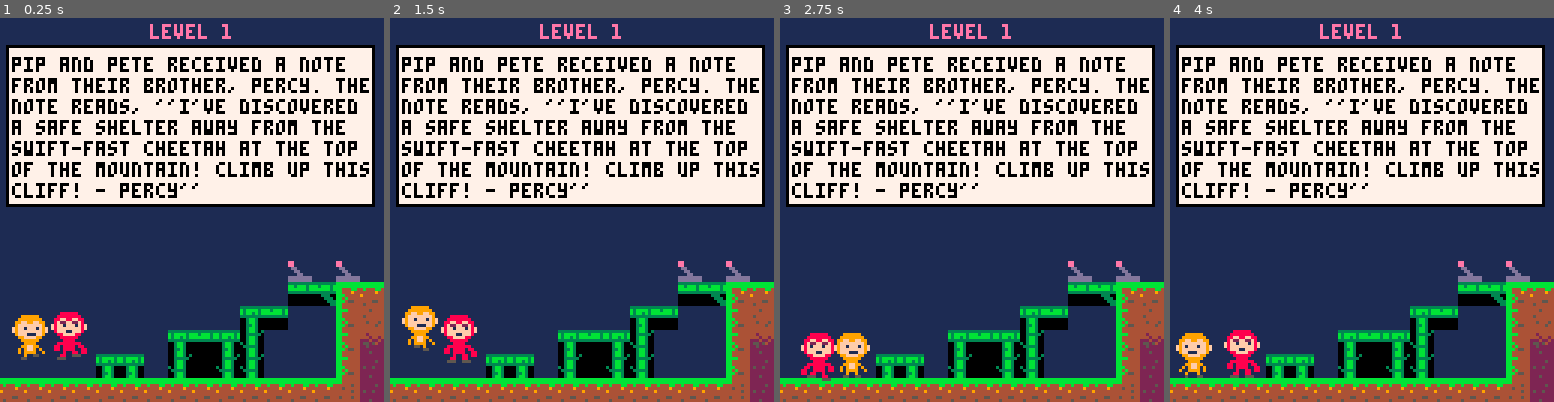
Above: before the commit, frames 1-4 (left to right).
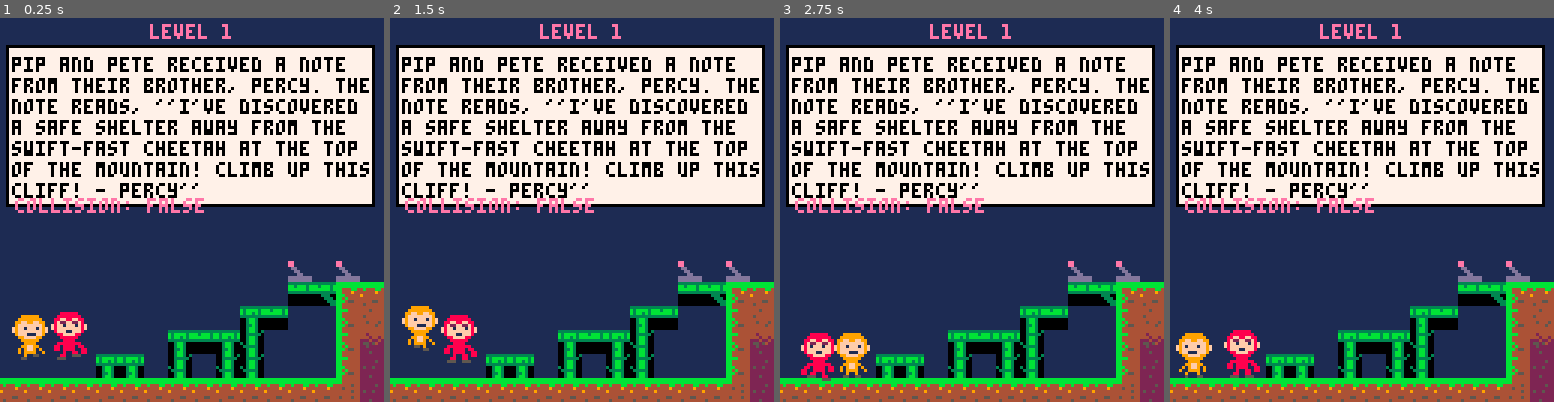
Above: after the commit, the same moments.

Repository: salachyan/EMO
Game: PICO-8 cartridge emo.p8
Same seed, same stepped clock (60 frames per second), same inputs: the game is played once before the commit and once after it.
Inputs:
- Up to frame 1 (0.25 s): no input
- Up to frame 2 (1.5 s): tap X (X key) at 0.33, 1.07 s; tap O (Z key) at 0.7 s
- Up to frame 3 (2.75 s): hold Right 1.6-2.1 s; tap O (Z key) at 1.7, 2.1, 2.5 s; tap X (X key) at 1.85 s; hold Up 2.15-2.42 s; hold Right from 2.47 s (still down)
- Up to frame 4 (4 s): tap O (Z key) at 2.9, 3.3, 3.7 s; tap X (X key) at 2.97 s; release Right at 3.03 s; hold Left 3.08-3.58 s; hold Down 3.63-3.97 s

The runs differ from the first frame. In frame 1, 1.2% of the frame differs, in the area x 3-57%, y 46-94%; in frame 2, 1.2%; in frame 3, 1.2%; in frame 4, 1.2%.

Commit message:
added level2 functionalities

Diff:
--- a/emo.p8
+++ b/emo.p8
@@ -77,7 +77,7 @@
 00000000000000000000000000000000000000000000000000000000000000000000050000000500000050000000055000000500000005000000500000000550
 6c6c6c6c6c6c6c5e4e5e3e6c6c6c2e0e0e0e0e0e0e0e0e0e0e0f0f0f0f0f00003333333300000000000000000000000000000000000000000000000000333333
 0000000000000000000000000000000000000000000000000000000000000000b3bbbb3b00000000000000000000000000000000000000000000000003bbbb3b
-6c6c6c6c5e5e6c3e3f3e3e6c6c6c2e0f0f0f0f0f0f0f0f0f0f0f0f0f0f0f0000b3bbbbbb0000000000000000000000000000000000000000000000003bb3bbbb
+6c6c6c6c5e5e6c3e6c3e3e6c6c6c2e0f0f0f0f0f0f0f0f0f0f0f0f0f0f0f0000b3bbbbbb0000000000000000000000000000000000000000000000003bb3bbbb
 0000000000000000000000000000000000000000000000000000000000000000000000000000000000000000000000000000000000000000000000003bb33333
 0d0d0d0d0d0d0d0d0d0d0d0d0d0d2f0f0f0f0f0f0f0f0f0f0f0f0f0f0f0f0000000000000000000000000000000000000000000000000000000000003bb30000
 1d1d1d1d1d1d1d1d1d1d1d1d1d1d1d1d1d1d1d1d1d1d1d1d1d1d1d1d1d1d1d1d00000000333331111113333333333333000000000000000000000003bb300000
@@ -132,13 +132,13 @@
 222222224444bbbbbbb45544003bb300000000000033b30000000333000000000000000000000000000000005533333333333333333333333333333335555333
 22252222444444bbbb444444003bb30000000000003bb30000000033000000000000000000000000000000003333333333333333333333333333333333553333
 22222222444444bbbb44444400000000000000000000000000000000000000000000000000000000000000003333333333333333333333333333333333333333
-22222222454444bbbb44444400000000000000000000000000000000000000000000000000000000000000003333333333333333333333333333333333333333
-22222522444454444444454400000000000000000000000000000000000000000000000000000000000000003333333333333333333333333333333333333333
-22222222444444444454444400000000000000000000000000000000000000000000000000000000000000003333333333333333333333333333333333333333
-25225222444444444444454400000000000000000000000000000000000000000000000000000000000000003333333333333333333333333333333333333333
-22222222454545444444444400000000000000000000000000000000000000000000000000000000000000003333333333333333333333333333333333333333
-22222222444444444544454400000000000000000000000000000000000000000000000000000000000000003333333333333333333333333333333333333333
-22252222444444444444444400000000000000000000000000000000000000000000000000000000000000003333333333333333333333333333333333333333
+22222222454444bbbb444444ee000000000000000000000000000000000000000000000000000000000000003333333333333333333333333333333333333333
+222225224444544444444544ee000000000000000000000000000000000000000000000000000000000000003333333333333333333333333333333333333333
+22222222444444444454444401100000000000000000000000000000000000000000000000000000000000003333333333333333333333333333333333333333
+25225222444444444444454400110000000000000000000000000000000000000000000000000000000000003333333333333333333333333333333333333333
+22222222454545444444444400011000000000000000000000000000000000000000000000000000000000003333333333333333333333333333333333333333
+22222222444444444544454411111111000000000000000000000000000000000000000000000000000000003333333333333333333333333333333333333333
+22252222444444444444444411111111000000000000000000000000000000000000000000000000000000003333333333333333333333333333333333333333
 __gff__
 0000000000000000000000000000000000000000000000000000000000000000000000000000000000000000000000000000000000000000000000000000000000000000000000000000000000000000000000000000000000000000000000000000000000000000000000000000000000000000000000000000000000000000
 00000000000000000f0d0d0f0000000f0000000000000000000f0f000f0f0f0000000000000000000f0101000f0d0d000000000000000000000f0f0f000f0f0f000000000000000000000000000000000f0f0f0f0000000000000000000000000f0f0f0f0f0f0f0000000000000000000f0f0f00000000000000000000000000
@@ -158,8 +158,8 @@
 000000000000000000000000000000000000000000000000000000000000c4c4c4c4c4c4c4c4c4c4c4c4c4c4c4c4c4c4c4c4c4c4c4c4c4c4c4c4c4c4c4c4000000000000000000000000000000000000000000000000000000000000000000000000000000000000000000000000000000000000000000000000000000000000
 000000000000000000000000000000000000000000000000000000000000c4c4c4c4c4c4c4c4c4c4c4c4c4c4c4c4c4c4c4c4c4c4c4c4c4c4c4c4c4c4c4c40000cbcbcbcbcbcbcbcbcbcbcbcbcbcbcbcbcbcbcbcbcbcbcbcbcbcbcbcbcbcbcbcbcbcbcbcbcbcbcbcb000000000000000000000000000000000000000000000000
 000000000000000000000000000000000000000000000000000000000000c4c4c4c4c4c4c4c4c4c4c4c4c4c4c4c4c4c4c4c4c4c4c4c4c4c4c4c4c4c4c4c40000cbcbcbcbcbcbcbcbcbcbcbcbcbcbcbcbcbcbcbcbcbcbcbcbcbcbcbcbcbcbcbcbcbcbcbcbcbcbcbcb000000000000000000000000000000000000000000000000
-000000000000000000000000000000000000000000000000000000000000d1d100000000000000000000000000000000000000c4c4c4c4c4c4c4c4c4c4c40000cbcbcbcbcbcbcbcbcbcbcbcbcbcbcbcbcbcbcbcbcbcbcbcbcbcbcbcbcbcbcbcbcbcbcbcbcbcbcbcb000000000000000000000000000000000000000000000000
-000000000000000000000000000000000000000000000000000000000000d1d100000000000000000000000000000000000000c4c4c4c4c4c4c4c4c4c4c40000cacacacacacacacacacacacacacacacacacacacacacacacacacacacacacacacacacacacacacacaca000000000000000000000000000000000000000000000000
+000000000000000000000000000000000000000000000000000000000000c4c4c4c4c4c4c4c4c4c4c4c4c4c4c4c4c4c4c40000c4c4c4c4c4c4c4c4c4c4c40000cbcbcbcbcbcbcbcbcbcbcbcbcbcbcbcbcbcbcbcbcbcbcbcbcbcbcbcbcbcbcbcbcbcbcbcbcbcbcbcb000000000000000000000000000000000000000000000000
+000000000000000000000000000000000000000000000000000000000000c4c4c4c4c4c4c4c4c4c4c4c4c4c4c4c4c4c4c40000c4c4c4c4c4c4c4c4c4c4c40000cacacacacacacacacacacacacacacacacacacacacacacacacacacacacacacacacacacacacacacaca000000000000000000000000000000000000000000000000
 000000000000000000000000000000000000000000000000000000000000c4c4c4c4c4c4c4c4c4c4c4c4c4c4c4c4c4c4c40000c4c4c4c4c4c4c4c4c4c4c40000c9cccdc9c9c9c9c9c9c9c9c9c9c9c9c9c9c9c9c9c9c9c9c9c9c9c9c9c9c9c9c9c9c9c9c9c9c9c9c9000000000000000000000000000000000000000000000000
 000000000000000000000000000000000000000000000000000000000000c4c4c4c4c4c4c4c4c4c4c4c4c4c4c4c4c4c4c40000c4c4c4c4c4c4c4c4c4c4c40000c9c9c9cccdc9c9c9c9c9c9c9c9c9c9c9c9c9c9c9c9c9c9c9c9c9c9c9c9c9c9c9c9c9c9c9c9c9c9c9000000000000000000000000000000000000000000000000
 c6c6c6c6c6c6c6c6c6c6c6c6c6c6c6c6c6c6c6c6c6c6c6c6c6c6c6c6c6c6c4c4c4c4c4c4c4c4c4c4c4c4c4d6c4c4c4c4c40000c4c4c4c4c4c4c4c4c4c4c40000c8c8c8c8c8c8c8c8c8c8c8c8c8c8c8c8c8c8c8c8c8c8c8c8c8c8c8c8c8c8c8c8c8c8c8c8c8c8c8c8f30000000000000000000000000000000000000000000000
--- a/gameloop/collisions.lua
+++ b/gameloop/collisions.lua
@@ -1,4 +1,8 @@
 function map_collision(obj,aim,flag,map_offset_y,map_offset_x)
+
+  -- if object == nil then
+  --   return false
+  -- end
   --obj = table needs x,y,w,h
   --aim = left,right,up,down
 
@@ -52,3 +56,19 @@
          player.y < object.y + object.h and
          player.y + player.h > object.y
 end
+
+ -- Function to check if player is colliding with the box from above
+function is_colliding_with_box(player, box)
+  return player.x < box.x + box.w * 8 and
+         player.x + player.sprite_w * 8 > box.x and
+         player.y + player.sprite_h * 8 >= box.y and
+         player.y < box.y + box.h * 8
+end
+
+-- -- Function to check if player is colliding with the platform from below
+-- function is_colliding_with_platform_from_below(player, platform)
+--   return player.x < platform.x + platform.w * 8 and
+--          player.x + player.sprite_w * 8 > platform.x and
+--          player.y <= platform.y + platform.h * 8 and
+--          player.y + player.sprite_h * 8 > platform.y                           -- Ensure the player is moving upward
+-- end
--- a/gameloop/draw.lua
+++ b/gameloop/draw.lua
@@ -13,14 +13,33 @@
     spr(player2.frames[flr(player2.spz)], player2.x, player2.y, 2, 2, player2.flip)
     spr(switch1.sp, switch1.x, switch1.y, switch1.w, switch1.h, switch1.flip)
     spr(switch2.sp, switch2.x, switch2.y, switch2.w, switch2.h, switch2.flip)
+    --level1b
     if map_offset_x==12 then
       spr(switch3.sp, switch3.x, switch3.y, switch3.w, switch3.h, switch3.flip)
       spr(switch4.sp, switch4.x, switch4.y, switch4.w, switch4.h, switch4.flip)
     end
+
+    --level2
+    if map_offset_x==30 and map_offset_y==12 then
+      spr(switch1_2.sp, switch1_2.x, switch1_2.y, switch1_2.w, switch1_2.h, switch1_2.flip)
+      spr(switch2_2.sp, switch2_2.x, switch2_2.y, switch2_2.w, switch2_2.h, switch2_2.flip)
+      spr(switch3_2.sp, switch3_2.x, switch3_2.y, switch3_2.w, switch3_2.h, switch3_2.flip)
+      spr(switch4_2.sp, switch4_2.x, switch4_2.y, switch4_2.w, switch4_2.h, switch4_2.flip)
+      spr(box.sp, box.x, box.y, box.w, box.h, box.flip)
+      spr(platform1.sp, platform1.x, platform1.y, platform1.w, platform1.h)
+      spr(platform2.sp, platform2.x, platform2.y, platform2.w, platform2.h)
+      spr(platform3.sp, platform3.x, platform3.y, platform3.w, platform3.h)
+      spr(platform4.sp, platform4.x, platform4.y, platform4.w, platform4.h)
+      spr(platform5.sp, platform5.x, platform5.y, platform5.w, platform5.h)
+      spr(platform6.sp, platform6.x, platform6.y, platform6.w, platform6.h)
+      spr(platform_mover.sp, platform_mover.x, platform_mover.y, platform_mover.w, platform_mover.h)
+    end
+
     -- print("check_collision: "..tostring(check_collision(player1, switch1)), 5, 50, 14)
     -- print("map_offset_x: "..map_offset_x, 5, 40, 14)
     -- print("player1.landed: "..tostring(player1.landed), 5, 50, 14)
     -- print("player1_touched_switch1_x: "..player1_touched_switch1_x, 5, 60, 14)
+    print("collision: "..tostring(check_collision(player1, box)), 5, 60, 14)
 
   end
 
--- a/gameloop/initialize.lua
+++ b/gameloop/initialize.lua
@@ -6,6 +6,8 @@
     sp = 0,
     w=16,
     h=16,
+    sprite_w=2,
+    sprite_h=2,
     flp=false,
     dx=0,
     dy=0,
@@ -34,6 +36,8 @@
     sp = 3,
     w=16,
     h=16,
+    sprite_w=2,
+    sprite_h=2,
     flp=false,
     dx=0,
     dy=0,
@@ -56,6 +60,8 @@
     spz = 1,
   }
   switches()
+  boxes()
+  platforms()
 
   gravity = 0.08
 
@@ -68,6 +74,7 @@
 end
 
 function switches()
+  --switches for Level 1
   switch1 = {
     x = 14*8,     -- starting x position
     y = (29-19)*8,     -- starting y position
@@ -103,8 +110,121 @@
     h = 1,     -- height of the sprite in pixels
     flip = false -- direction of the sprite
   }
+
+  --switches for level 2
+  switch1_2 = {
+    x = 92,     -- starting x position
+    y = 96,     -- starting y position
+    sp = 243,
+    w = 1,     -- width of the sprite in pixels
+    h = 1,     -- height of the sprite in pixels
+    flip = false -- direction of the sprite
+  }
+
+  switch2_2 = {
+    x = 32,     -- starting x position
+    y = 64,     -- starting y position
+    sp = 243,
+    w = 1,     -- width of the sprite in pixels
+    h = 1,     -- height of the sprite in pixels
+    dy=0,
+    flip = true -- direction of the sprite
+  }
+
+  switch3_2 = {
+    x = (43-30)*8,     -- starting x position
+    y = (20-12)*8,     -- starting y position
+    sp = 212,
+    w = 1,     -- width of the sprite in pixels
+    h = 1,     -- height of the sprite in pixels
+    flip = false -- direction of the sprite
+  }
+
+  switch4_2 = {
+    x = (41-30)*8,     -- starting x position
+    y = (20-12)*8,     -- starting y position
+    sp = 212,
+    w = 1,     -- width of the sprite in pixels
+    h = 1,     -- height of the sprite in pixels
+    dy=0,
+    flip = false -- direction of the sprite
+  }
 end
 
 function boxes()
+  box = {
+    x = 40,     -- starting x position
+    y = 112,     -- starting y position
+    sp = 215,
+    w = 1,     -- width of the sprite in pixels
+    h = 1,     -- height of the sprite in pixels
+    dx = 0,     -- horizontal movement speed
+    --dy = 0,     -- vertical movement speed (for jumping/falling)
+    --speed = 2,  -- movement speed
+   -- gravity = 0.3, --  strength
+    flip = false -- direction of the sprite
+    --is_on_ground = false -- player grounded state
+  }
+
+  function platforms()
+    -- if map_offset_x==30 and map_offset_y==12 then
+      platform1 = {
+        x = 24,     -- starting x position
+        y = 72,     -- starting y position
+        sp = 208,
+        w = 1,     -- width of the sprite in pixels
+        h = 1,     -- height of the sprite in pixels
+        dy=0
+      }
+      platform2 = {
+        x = 32,     -- starting x position
+        y = 72,     -- starting y position
+        sp = 208,
+        w = 1,     -- width of the sprite in pixels
+        h = 1,     -- height of the sprite in pixels
+        dy=0
+      }
+      platform3 = {
+        x = 40,     -- starting x position
+        y = 72,     -- starting y position
+        sp = 208,
+        w = 1,     -- width of the sprite in pixels
+        h = 1,     -- height of the sprite in pixels
+        dy=0
+      }
+      platform4 = {
+        x = 48,     -- starting x position
+        y = 72,     -- starting y position
+        sp = 208,
+        w = 1,     -- width of the sprite in pixels
+        h = 1,     -- height of the sprite in pixels
+        dy=0
+      }
+      platform5 = {
+        x = 56,     -- starting x position
+        y = 72,     -- starting y position
+        sp = 208,
+        w = 1,     -- width of the sprite in pixels
+        h = 1,     -- height of the sprite in pixels
+        dy=0
+      }
+      platform6 = {
+        x = 64,     -- starting x position
+        y = 72,     -- starting y position
+        sp = 208,
+        w = 1,     -- width of the sprite in pixels
+        h = 1,     -- height of the sprite in pixels
+        dy=0
+      }
+      platform_mover = {
+        x = 40,     -- starting x position
+        y = 80,     -- starting y position
+        sp = 213,
+        w = 1,     -- width of the sprite in pixels
+        h = 1,     -- height of the sprite in pixels
+        dy=0
+      }
+    -- end
+  end
 
 end
--- a/gameloop/level2.lua
+++ b/gameloop/level2.lua
@@ -0,0 +1,190 @@
+  function level2()
+    -- Check for collisions with the box for player1
+    condition1 = player1.dx < 0 and ((box.x+8) < player1.x)
+    if check_collision(player1, box) and player1.landed==true then
+        -- Move player1 back based on the direction they are moving
+        if player1.dx > 0 and (box.x > player1.x) then
+        player1.x = box.x - 1.50 * 8  -- Push player to the left
+        box.x = box.x + player1.dx
+            if box.x>8*8 then
+                box.x=8*8
+            end
+        elseif player1.dx < 0 and (box.x < player1.x) then
+            player1.x = box.x + 3  -- Push player to the right
+            box.x = box.x + player1.dx
+        end
+    end
+
+
+    -- Check for collisions with the box for player2
+    if check_collision(player2, box) and player2.landed == true then
+        -- Move player2 back based on the direction they are moving
+        if player2.dx > 0 and (box.x > player2.x) then
+            player2.x = box.x - 2 * 8  -- Push player to the left
+            box.x = box.x + player2.dx
+                if box.x>8*8 then
+                    box.x=8*8
+                end
+        elseif player2.dx < 0 and (box.x < player2.x) then
+            player2.x = box.x + 3  -- Push player to the right
+            box.x = box.x + player2.dx
+        end
+    end
+    -- box.x += box.dx
+
+    -- Allow players to jump on top of the box
+    if is_colliding_with_box(player1, box) then
+        -- Check if the player is falling onto the box
+        if player1.y + player1.sprite_h <= box.y + box.h * 8 and player1.dy > 0 then
+        player1.y = box.y - player1.sprite_h * 8  -- Position player on top of the box
+        player1.dy = 0  -- Reset vertical speed
+        player1.landed = true -- Update grounded state
+        end
+    end
+
+    if is_colliding_with_box(player2, box) then
+        -- Check if the player is falling onto the box
+        if player2.y + player2.sprite_h <= box.y + box.h * 8 and player2.dy > 0 then
+        player2.y = box.y - player2.sprite_h * 8  -- Position player on top of the box
+        player2.dy = 0  -- Reset vertical speed
+        player2.landed = true -- Update grounded state
+        end
+    end
+
+    -- Check for player1 and player2 collision with the switch1
+    switch1_2_collision_count = 0
+    -- Increment switch1_collision if collision occurs
+    if (check_collision(player1, switch1_2) or check_collision(player2, switch1_2)) then
+        switch1_2_collision_count = switch1_2_collision_count + 1
+    end
+    -- Toggle switch based on odd/even check
+    if (switch1_2_collision_count % 2 == 1) then -- Odd number
+        switch1_2.flip = true
+    end
+    if (switch1_2_collision_count % 2 == 0) then -- Even number
+        switch1_2.flip = false
+    end
+
+
+    if (check_collision(player1, switch1_2) or check_collision(player2, switch1_2)) and platform6.y<95 then
+        platform1.y += 1
+        platform2.y += 1
+        platform3.y += 1
+        platform4.y += 1
+        platform5.y += 1
+        platform6.y += 1
+        switch2_2.y +=1
+        platform_mover.y += 1
+    end
+
+    switch2_2_collision_count = 0
+    -- Increment switch1_collision if collision occurs
+    if (check_collision(player1, switch2_2) or check_collision(player2, switch2_2)) then
+        switch2_2_collision_count = switch2_2_collision_count + 1
+    end
+    -- Toggle switch based on odd/even check
+    if (switch2_2_collision_count % 2 == 1) then -- Odd number
+        switch2_2.flip = true
+    end
+    if (switch2_2_collision_count % 2 == 0) then -- Even number
+        switch2_2.flip = false
+    end
+
+
+    if (check_collision(player1, switch2_2) or check_collision(player2, switch2_2)) and platform1.y>72 then
+        platform1.y -= 1
+        platform2.y -= 1
+        platform3.y -= 1
+        platform4.y -= 1
+        platform5.y -= 1
+        platform6.y -= 1
+        switch2_2.y -=1
+        platform_mover.y -= 1
+    end
+
+    -- Check for player1 and player2 collision with the platform
+    if check_collision(player1, platform1) then
+        if player1.y + player1.sprite_h <= platform1.y + platform1.h * 8 and player1.dy > 0 then
+        player1.y = platform1.y - player1.sprite_h * 8  -- Position player on top of the platform1
+        player1.dy = 0  -- Reset vertical speed
+        player1.landed = true -- Update grounded state
+        end
+    end
+    if check_collision(player1, platform2) then
+        if player1.y + player1.sprite_h <= platform2.y + platform2.h * 8 and player1.dy > 0 then
+        player1.y = platform2.y - player1.sprite_h * 8  -- Position player on top of the platform2
+        player1.dy = 0  -- Reset vertical speed
+        player1.landed = true -- Update grounded state
+        end
+    end
+    if check_collision(player1, platform3) then
+        if player1.y + player1.sprite_h <= platform3.y + platform3.h * 8 and player1.dy > 0 then
+        player1.y = platform3.y - player1.sprite_h * 8  -- Position player on top of the platform3
+        player1.dy = 0  -- Reset vertical speed
+        player1.landed = true -- Update grounded state
+        end
+    end
+    if check_collision(player1, platform4) then
+        if player1.y + player1.sprite_h <= platform4.y + platform4.h * 8 and player1.dy > 0 then
+        player1.y = platform4.y - player1.sprite_h * 8  -- Position player on top of the platform4
+        player1.dy = 0  -- Reset vertical speed
+        player1.landed = true -- Update grounded state
+        end
+    end
+    if check_collision(player1, platform5) then
+        if player1.y + player1.sprite_h <= platform5.y + platform5.h * 8 and player1.dy > 0 then
+        player1.y = platform5.y - player1.sprite_h * 8  -- Position player on top of the platform5
+        player1.dy = 0  -- Reset vertical speed
+        player1.landed = true -- Update grounded state
+        end
+    end
+
+    --platform collision for player2
+    if check_collision(player2, platform1) then
+        if player2.y + player2.sprite_h <= platform1.y + platform1.h * 8 and player2.dy > 0 then
+        player2.y = platform1.y - player2.sprite_h * 8  -- Position player on top of the platform1
+        player2.dy = 0  -- Reset vertical speed
+        player2.landed = true -- Update grounded state
+        end
+    end
+    if check_collision(player2, platform2) then
+        if player2.y + player2.sprite_h <= platform2.y + platform2.h * 8 and player2.dy > 0 then
+        player2.y = platform2.y - player2.sprite_h * 8  -- Position player on top of the platform2
+        player2.dy = 0  -- Reset vertical speed
+        player2.landed = true -- Update grounded state
+        end
+    end
+    if check_collision(player2, platform3) then
+        if player2.y + player2.sprite_h <= platform3.y + platform3.h * 8 and player2.dy > 0 then
+        player2.y = platform3.y - player2.sprite_h * 8  -- Position player on top of the platform3
+        player2.dy = 0  -- Reset vertical speed
+        player2.landed = true -- Update grounded state
+        end
+    end
+    if check_collision(player2, platform4) then
+        if player2.y + player2.sprite_h <= platform4.y + platform4.h * 8 and player2.dy > 0 then
+        player2.y = platform4.y - player2.sprite_h * 8  -- Position player on top of the platform4
+        player2.dy = 0  -- Reset vertical speed
+        player2.landed = true -- Update grounded state
+        end
+    end
+    if check_collision(player2, platform5) then
+        if player2.y + player2.sprite_h <= platform5.y + platform5.h * 8 and player2.dy > 0 then
+        player2.y = platform5.y - player2.sprite_h * 8  -- Position player on top of the platform5
+        player2.dy = 0  -- Reset vertical speed
+        player2.landed = true -- Update grounded state
+        end
+    end
+
+
+    -- --check if players are colliding from below platform
+    -- if is_colliding_with_platform_from_below(player2, platform1) or is_colliding_with_platform_from_below(player2, platform2) or is_colliding_with_platform_from_below(player2, platform3) or is_colliding_with_platform_from_below(player2, platform4) or is_colliding_with_platform_from_below(player2, platform5) then
+    --     -- Prevent player from going above the box
+    --     player2.y = ly2
+    -- end
+    -- if is_colliding_with_platform_from_below(player1, platform1) or is_colliding_with_platform_from_below(player1, platform2) or is_colliding_with_platform_from_below(player1, platform3) or is_colliding_with_platform_from_below(player1, platform4) or is_colliding_with_platform_from_below(player1, platform5) then
+    --     -- Prevent player from going above the box
+    --     player1.y = ly1
+    -- end
+
+end
--- a/gameloop/update.lua
+++ b/gameloop/update.lua
@@ -6,6 +6,11 @@
   -- player1.dy = 0
   -- player2.dx = 0
   -- player2.dy = 0
+
+  local lx1=player1.x --last x pos
+  local ly1=player1.y --last y pos
+  local lx2=player2.x --last x pos
+  local ly2=player2.y --last y pos
 
   --functions from level1.lua
   collisions_for_switch1()
@@ -16,13 +21,17 @@
   update_camera(player2)
   update_map_level1a_to_level1b()
   update_map_level1_to_level2()
+  if map_offset_x==30 and map_offset_y==12 then
+    level2()
+  end
 
   --functions from level2.lua
 
   player1_update()
   player2_update()
-  local lx1=player1.x --last x pos
-	local ly1=player1.y --last y pos
+
+  -- box.dx=0
+
 end
 
 function player1_update()
